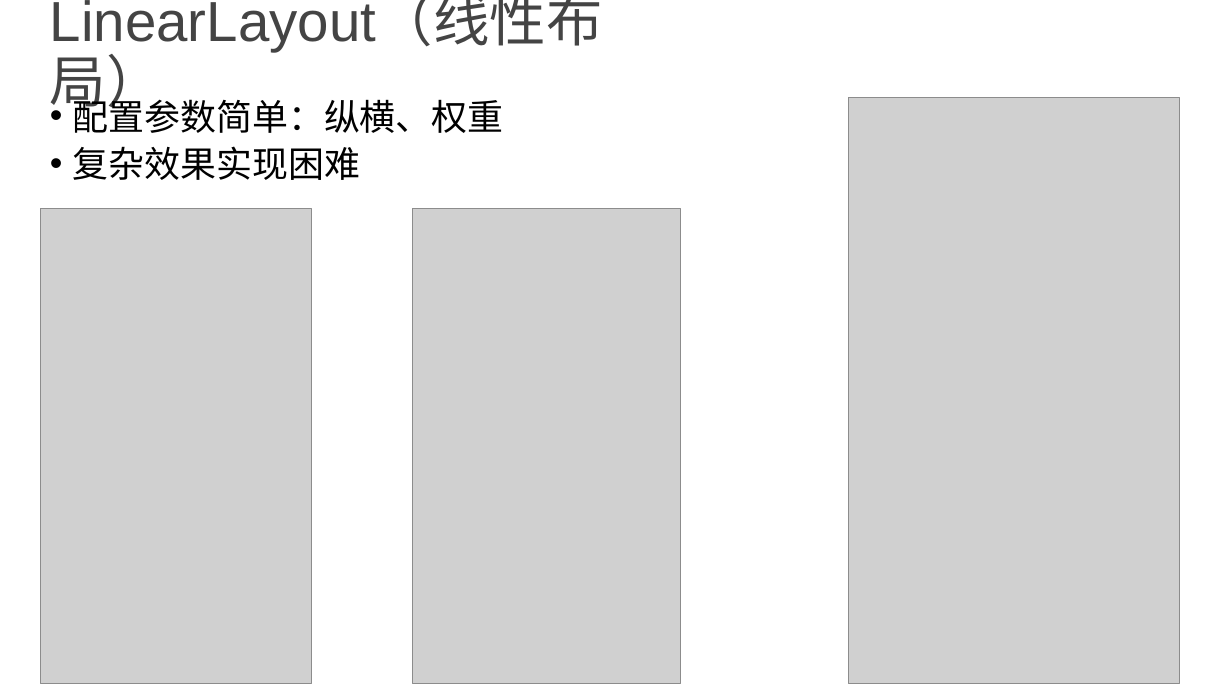
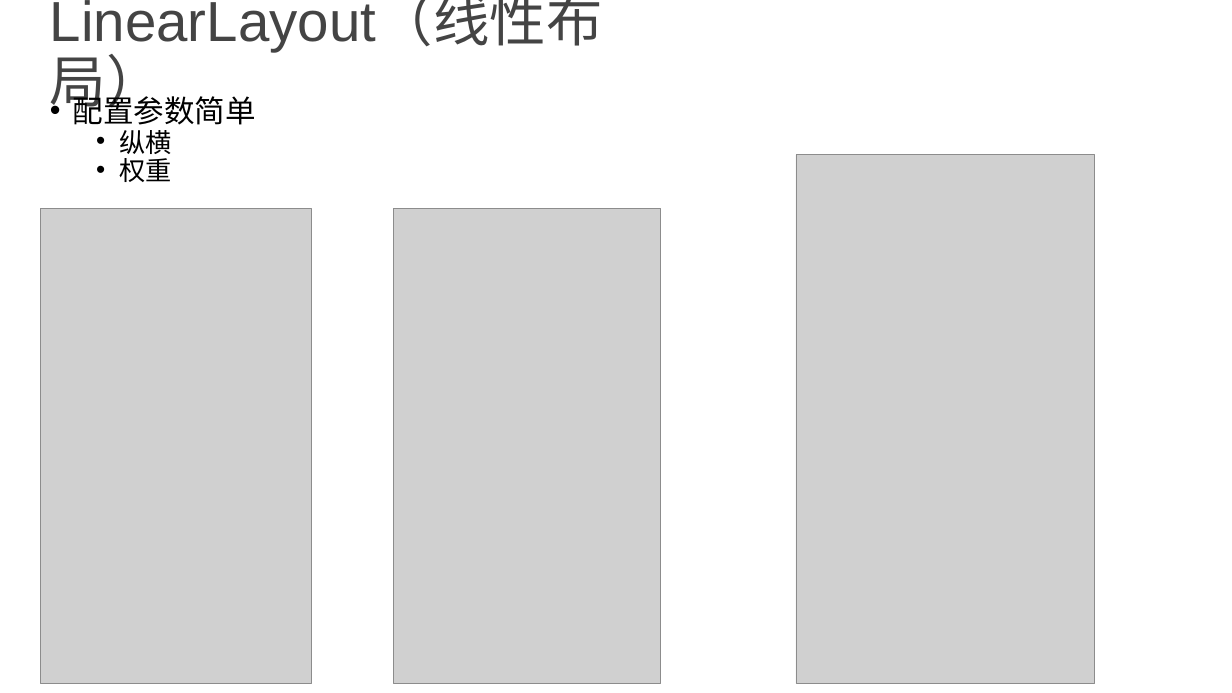
Before and after one commit to tanglw2020/android-class, a slide deck: slide 6 of android layouts.pptx. Drawn at 1232x693 pixels with LibreOffice and Linux fonts; fonts in the diff are those of the drawing; grey boxes stand for pictures. Boxes give left, top, right and bottom in pixels: in the first picture for what was removed or moved away, otherwise in the second. Text is boxed around its words. In the diff, an @@ line names an element or a change of style, - is before the commit and + after.

```diff
--- a/android layouts.pptx
+++ b/android layouts.pptx
@@ text at [73, 92, 256, 182]: text changed; size 28 to 23.8 pt @@
-• 配置参数简单：纵横、权重
-• 复杂效果实现困难
+• 配置参数简单
+  • 纵横
+  • 权重
@@ picture: place and size @@
-picture at [848, 98, 1179, 684]
+picture at [796, 155, 1094, 684]
@@ picture: place and size @@
-picture at [413, 208, 680, 683]
+picture at [394, 208, 661, 683]
```
Also in this commit, not shown: 4 other slides changed, 2 other files.
